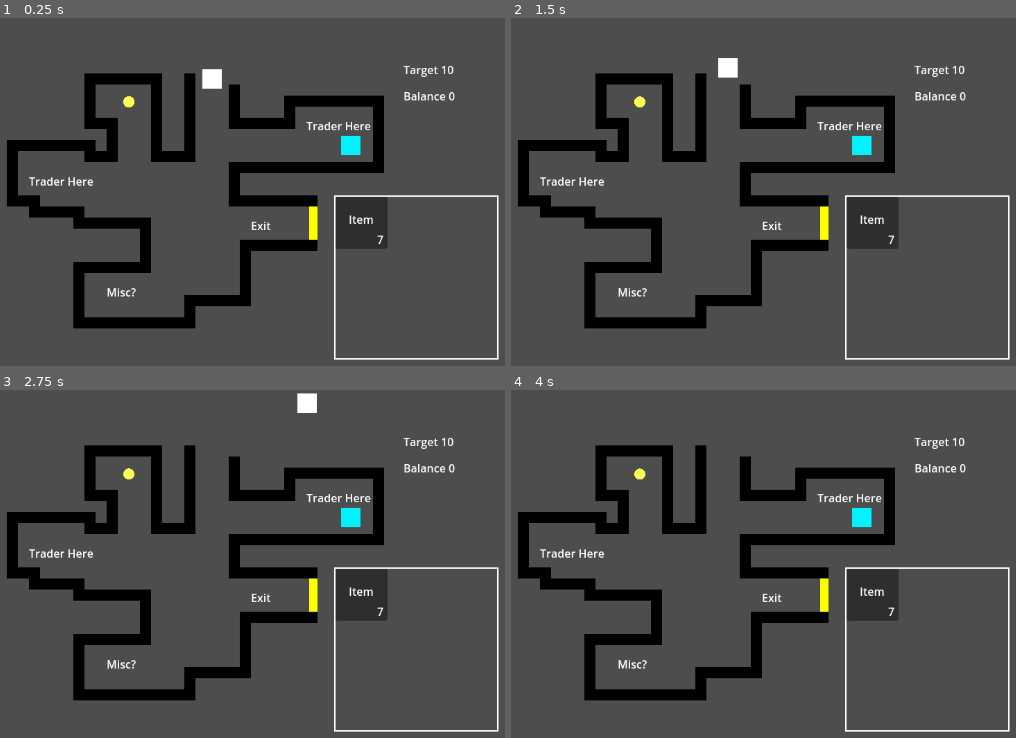
Above: before the commit, frames 1-4 (two rows, left to right).
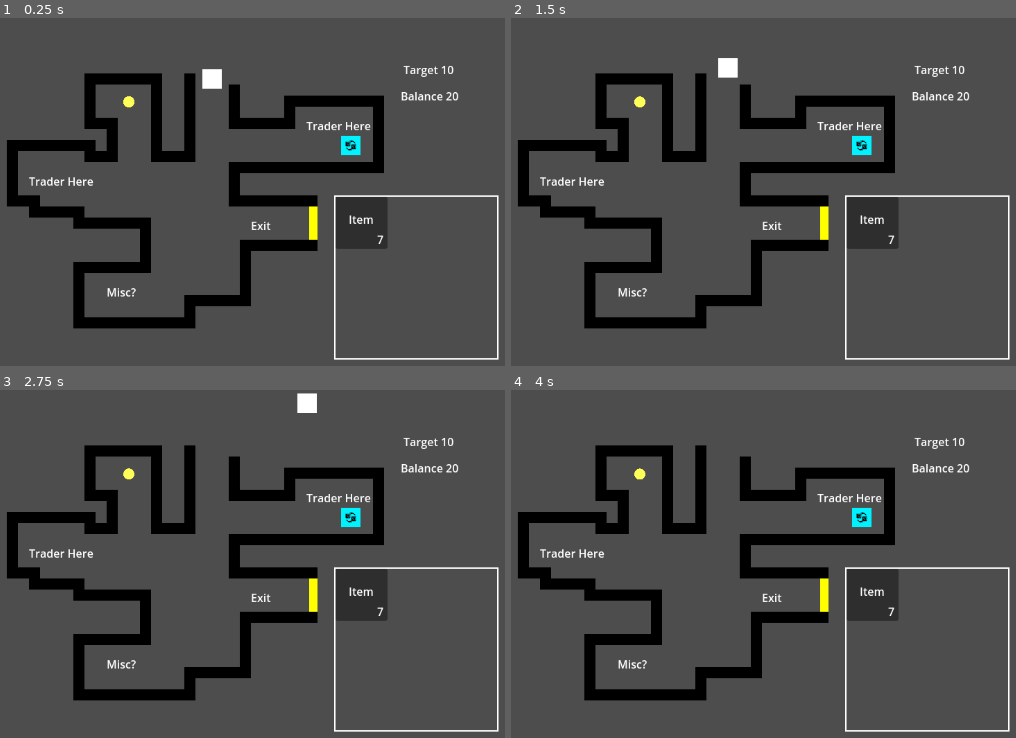
Above: after the commit, the same moments.

Repository: ignipac/trade-out
Game: Godot game, scene res://demos/demo_1.tscn
Same seed, same stepped clock (60 frames per second), same inputs: the game is played once before the commit and once after it.
Inputs (mouse positions are in pixels of both pictures, inside the frame that each line leads up to):
- Up to frame 1 (0.25 s): no input
- Up to frame 2 (1.5 s): tap Enter (ui_accept) at 0.5, 0.77, 1.25 s; move the mouse to (1005, 219) at 0.52 s; hold D 0.53-1.25 s; tap E (trade) at 0.6 s; click (1005, 219) at 0.67 s; drag from (667, 265) to (642, 105) at 1.27 s
- Up to frame 3 (2.75 s): move the mouse to (398, 515) at 2.02 s; hold D from 2.03 s (still down); tap E (trade) at 2.1 s
- Up to frame 4 (4 s): release D at 2.75 s; drag from (788, 703) to (859, 518) at 2.77 s; tap Enter (ui_accept) at 3.5, 3.77 s; move the mouse to (outside the picture) at 3.52 s; hold A from 3.53 s (still down); tap E (trade) at 3.6 s

The runs differ from the first frame. In frame 1, 0.2% of the frame differs, in the area x 68-91%, y 21-39%; in frame 2, 0.2%; in frame 3, 0.2%; in frame 4, 0.2%.

Commit message:
coin pick up adds to balance

Diff:
--- a/data_models/inventory.model.gd
+++ b/data_models/inventory.model.gd
@@ -1,5 +1,3 @@
 extends Resource
 
-var items_temp := []
-
 var items: Dictionary[String, int] = {}
--- /dev/null
+++ b/data_models/level.model.gd
@@ -0,0 +1,3 @@
+extends RefCounted
+
+var exit_quota: int = 25
--- a/demos/demo_1.tscn
+++ b/demos/demo_1.tscn
@@ -10,6 +10,7 @@
 [ext_resource type="Script" uid="uid://b36xphke401ej" path="res://scripts/start_bal.gd" id="5_dwbf3"]
 [ext_resource type="Script" uid="uid://cxobyb83ws3uo" path="res://scripts/trader.gd" id="7_6rfuk"]
 [ext_resource type="Script" uid="uid://dg82433dgjcp" path="res://scripts/shop.gd" id="9_xbpde"]
+[ext_resource type="Texture2D" uid="uid://n5x7wcx44v8l" path="res://icons/icon_trade.png" id="10_fdsq3"]
 
 [sub_resource type="StyleBoxFlat" id="StyleBoxFlat_xbpde"]
 draw_center = false
@@ -207,6 +208,9 @@
 [node name="CollisionShape2D" type="CollisionShape2D" parent="Trader"]
 shape = SubResource("CircleShape2D_6rfuk")
 
+[node name="Icon" type="Sprite2D" parent="Trader"]
+texture = ExtResource("10_fdsq3")
+
 [node name="UI" type="CanvasLayer" parent="Trader"]
 
 [node name="UIShop" type="Control" parent="Trader/UI"]
--- a/scripts/player.gd
+++ b/scripts/player.gd
@@ -2,9 +2,11 @@
 
 var inventory := FILE_PATH.MODEL_INVENTORY.new()
 
-var coins: int = 20
+var coins: int = 0
 var key_count: int
 var is_using_touch: bool = false
+
+var level: RefCounted = null
 
 @onready var ui = $CanvasLayer/UI
 
@@ -14,8 +16,10 @@
 var input_touch := FILE_PATH.INPUT_TOUCH.new() # NOTE: rm & unique mobile input
 
 func _ready() -> void:
+	set_balance(20) # initialize balance display
 	add_to_group("player")
 	add_child(input_touch)
+	input_touch.name = "input_touch"
 
 @warning_ignore("unused_parameter")
 func _physics_process(delta: float) -> void:
@@ -38,10 +42,21 @@
 			inventory.items[item] = 1 # store item in data model
 			ui.add_inventory_item(item).text = str(inventory.items[item]) # add item to inventory ui
 		return true
+	return false
 
-
+func sell_item(item: String, price: int) -> bool:
+	if inventory.items.has(item) and inventory.items[item] > 0:
+		set_balance(coins + price) # update balance
+		inventory.items[item] -= 1 # udate item quantity in data model
+		ui.update_inventory_item(item).text = str(inventory.items[item]) # update item quantity in inventory ui
+		if inventory.items[item] == 0:
+			inventory.items.erase(item) # remove item from data model if qty is 0
+			var item_ui = ui.get_inventory_item_ui(item)
+			if item_ui:
+				item_ui.queue_free() # remove item from inventory ui
+		return true
 	return false
 
 func set_balance(amount: int) -> void:
 	coins = amount
-	ui.bal_label.text = str(amount)
+	ui.bal_label.text = str(coins)
--- a/scripts/start_bal.gd
+++ b/scripts/start_bal.gd
@@ -1,4 +1,6 @@
 extends Area2D
+
+@export var init_balance: int = 30
 
 # Animation control variables
 @export var animation_speed: float = 2.0 # How fast it bobs (higher = faster)
@@ -17,6 +19,7 @@
 	body_entered.connect(func(body) -> void:
 		if body.name == "Player":
 			body.found_key.emit()
+			body.set_balance(init_balance) # set initial balance
 			destroy()
 	)
 
--- a/scripts/trader.gd
+++ b/scripts/trader.gd
@@ -59,6 +59,12 @@
 			sfx.play()
 
 		# Implement selling logic here
+		if not player.sell_item("silk", 3):
+			ui_shop.error_label.text = "No items to sell!"
+			print_debug("no items to sell")
+			ui_shop.error_label.visible = true
+		else:
+			ui_shop.error_label.visible = false
 	)
 
 	#endregion
@@ -88,12 +94,12 @@
 		print_debug("No Shop UI found")
 		return
 
-	var sfx = $sfx_whoosh as AudioStreamPlayer
-	if sfx:
-		sfx.stream = FILE_PATH.SFX_WHOOSH_REVERSE
-		sfx.play()
-		sfx.finished.connect(func() -> void:
-			sfx.queue_free()
-		)
-
-	ui_shop.visible = false
+	if has_node("sfx_whoosh"):
+		var sfx = $sfx_whoosh as AudioStreamPlayer
+		if sfx:
+			sfx.stream = FILE_PATH.SFX_WHOOSH_REVERSE
+			sfx.play()
+			sfx.finished.connect(func() -> void:
+				sfx.queue_free()
+			)
+		ui_shop.visible = false
--- a/scripts/ui_player.gd
+++ b/scripts/ui_player.gd
@@ -15,5 +15,10 @@
 	for child in inv_container.get_children():
 		if child.get_child(0).text == item:
 			return child.get_child(1)
+	return null
 
+func get_inventory_item_ui(item: String) -> Node:
+	for child in inv_container.get_children():
+		if child.get_child(0).text == item:
+			return child
 	return null
Not shown, added: data_models/level.model.gd.uid
Not shown: 1 places in demos/demo_1.tscn that only renumber resources
Binary file added: icons/icon_trade.png
Not shown, added: icons/icon_trade.png.import
